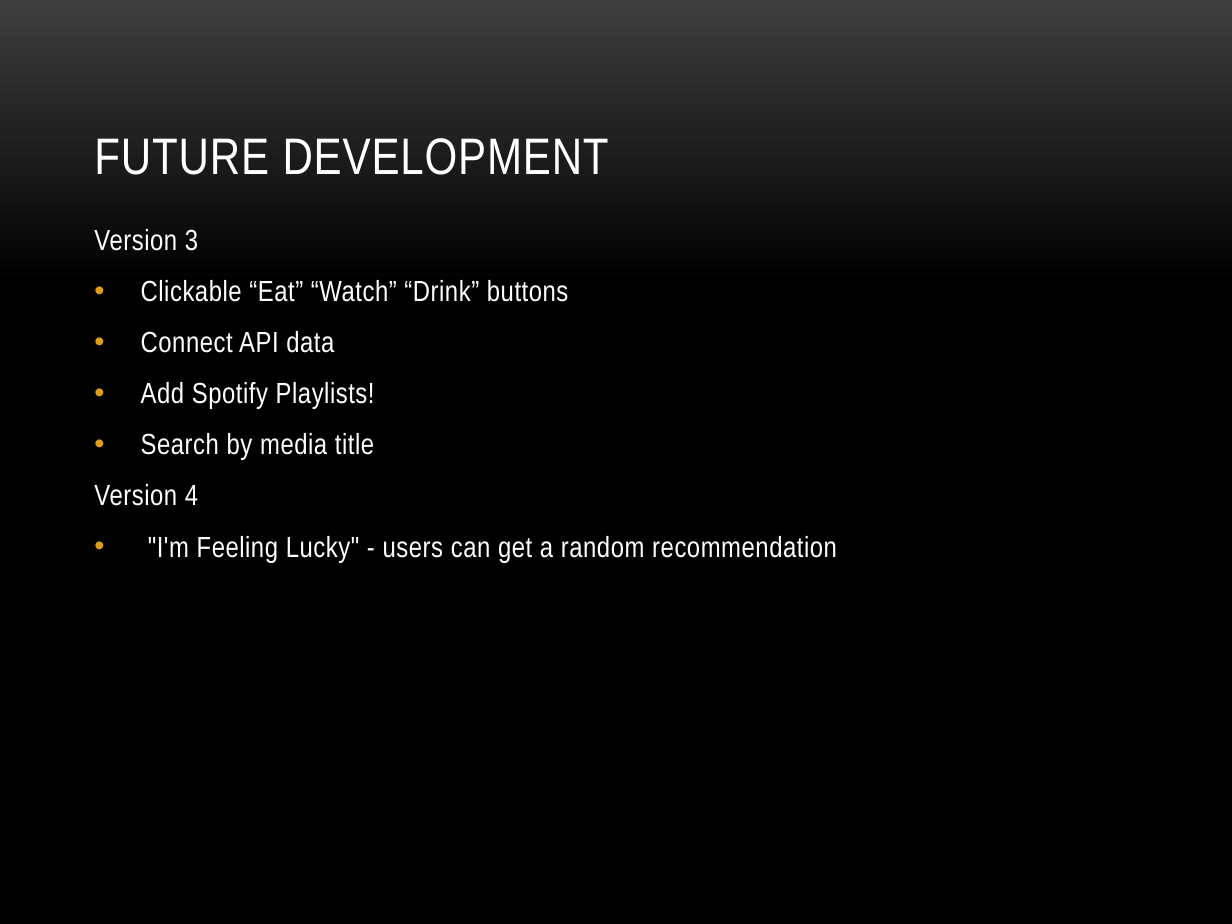
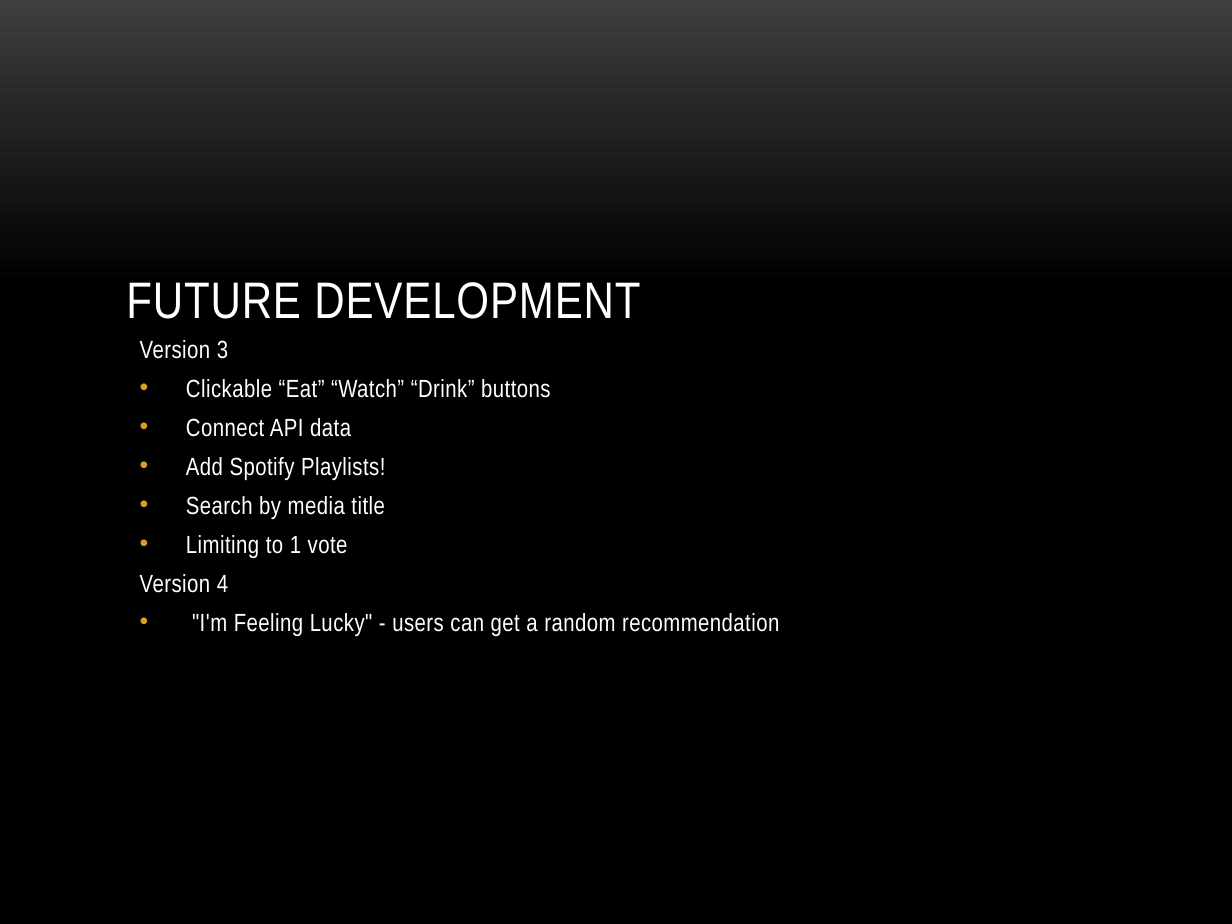
Before and after one commit to dmaddox/Binge, a slide deck: slide 8 of BINGE.pptx (slide 7 before the commit). Drawn at 1232x924 pixels with LibreOffice and Linux fonts; fonts in the diff are those of the drawing; background and template pictures are left out. Boxes give left, top, right and bottom in pixels: in the first picture for what was removed or moved away, otherwise in the second. Text is boxed around its words. In the diff, an @@ line names an element or a change of style, - is before the commit and + after.

```diff
--- a/BINGE.pptx
+++ b/BINGE.pptx
@@ title "FUTURE DEVELOPMENT": place and size @@
-title "FUTURE DEVELOPMENT" at (94, 138, 609, 175)
+title "FUTURE DEVELOPMENT" at (126, 282, 640, 319)
@@ text "Version 3": place and size @@
-text "Version 3" at (94, 229, 837, 562)
+text "Version 3" at (140, 340, 779, 636)
@@ text at (140, 340, 779, 636): size 17 to 14.4 pt; line spacing 1 to 0.8 @@
@@ text at (186, 535, 348, 558): paragraph added @@
+• Limiting to 1 vote
```
Also in this commit, not shown: 4 other slides changed, 3 slides added, 2 slides removed.
